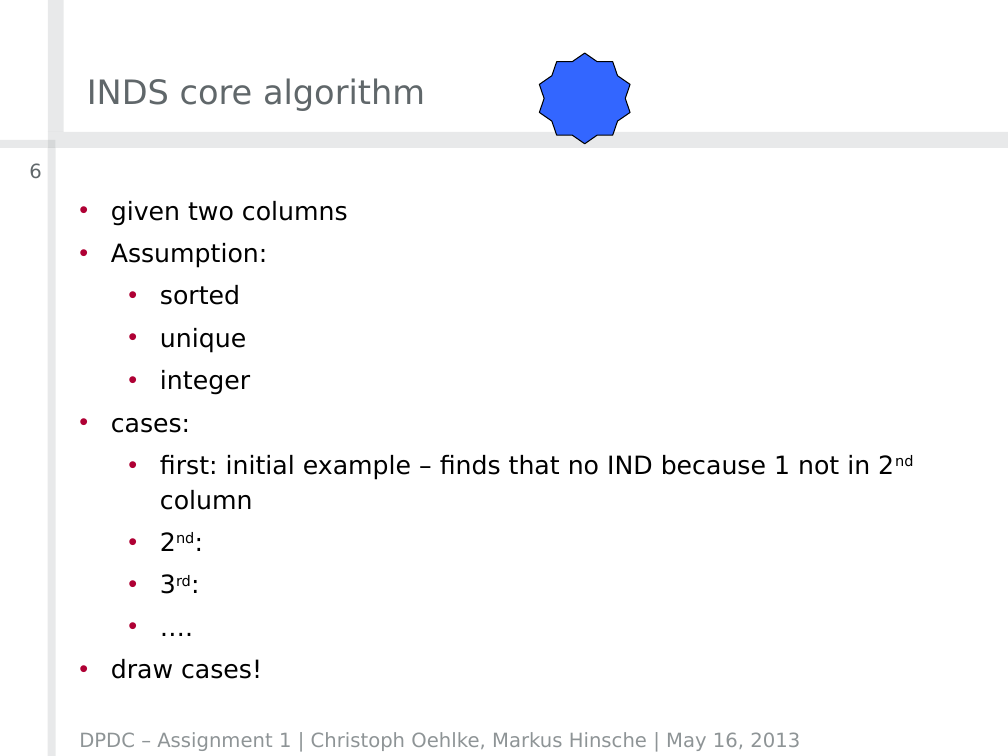
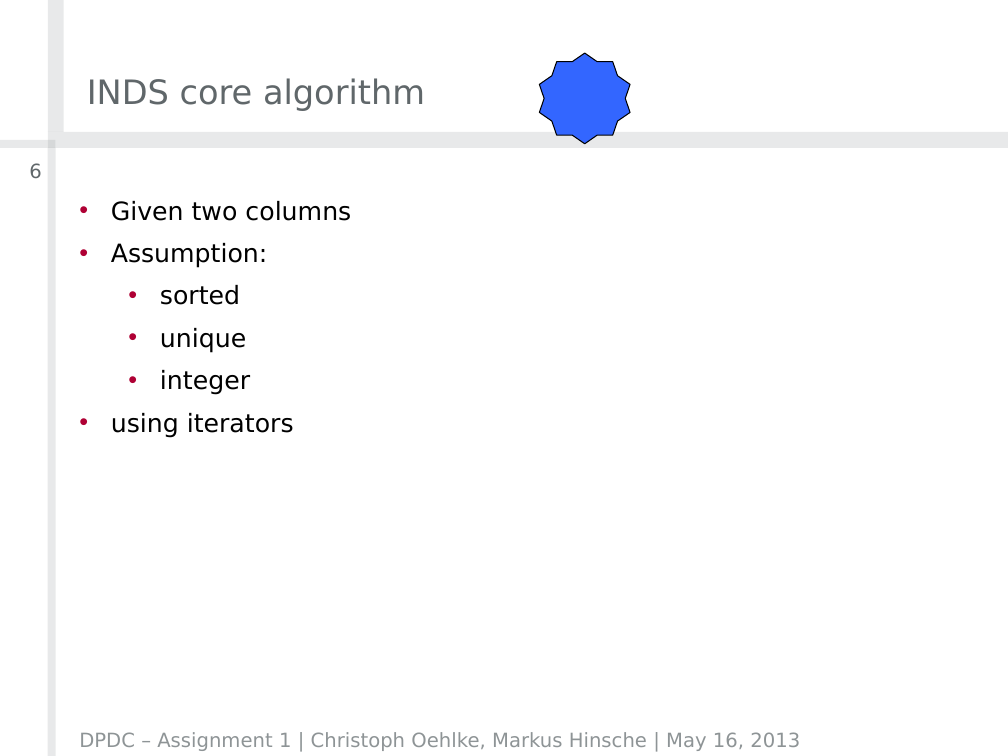
Before and after one commit to crizzy/dpdc-exercises, a slide deck: slide 6 of exercise2/DPDCAssignment2Group01.pptx. Drawn at 1008x756 pixels with LibreOffice and Linux fonts; fonts in the diff are those of the drawing; background and template pictures are left out. Boxes give left, top, right and bottom in pixels: in the first picture for what was removed or moved away, otherwise in the second. Text is boxed around its words. In the diff, an @@ line names an element or a change of style, - is before the commit and + after.

```diff
--- a/exercise2/DPDCAssignment2Group01.pptx
+++ b/exercise2/DPDCAssignment2Group01.pptx
@@ text at [111, 201, 351, 221]: text changed @@
-• given two columns
+• Given two columns
@@ text at [111, 413, 294, 438]: text changed @@
-• cases:
-  • first: initial example – finds that no IND because 1 not in 2nd column
-  • 2nd:
-  • 3rd:
-  • ….
-• draw cases!
+• using iterators
```
Also in this commit, not shown: 4 other slides changed, 11 slides added.
